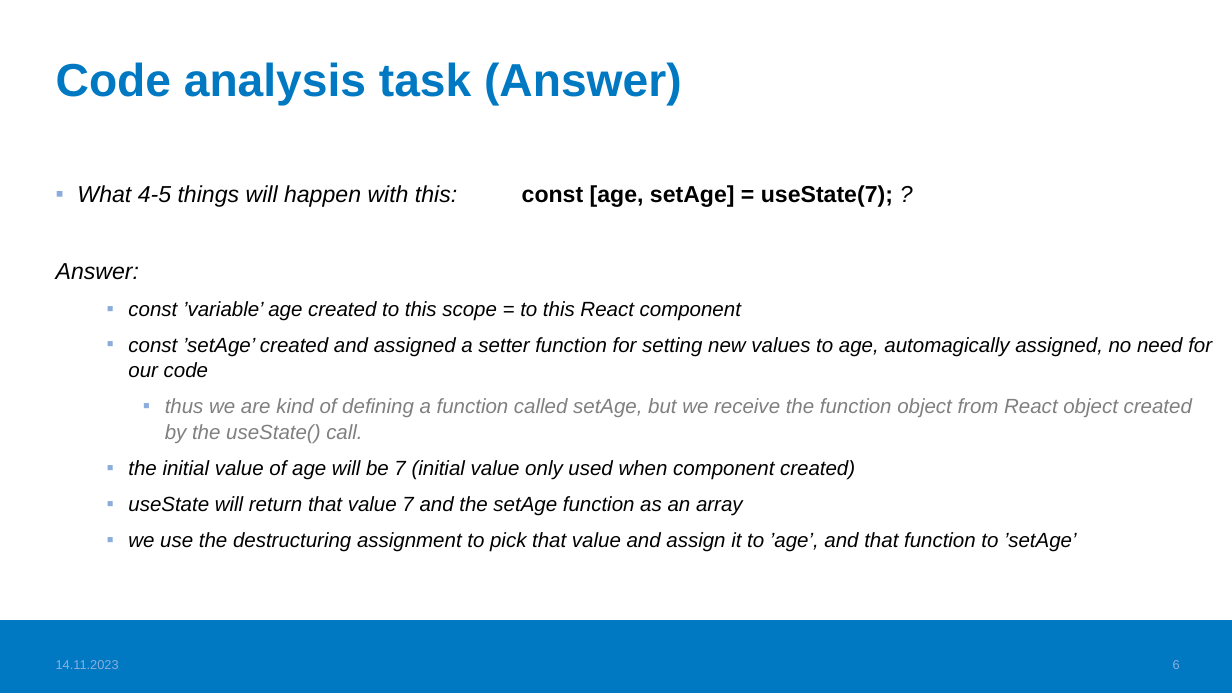
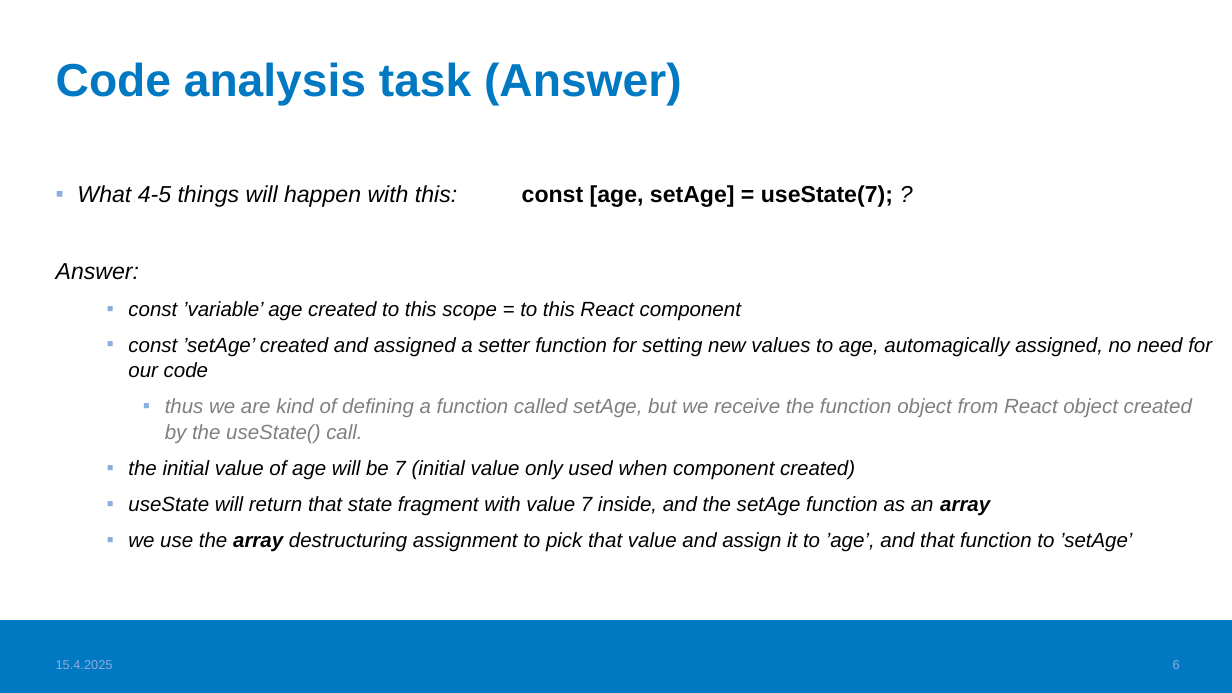
Before and after one commit to valju/docs_frontend_design, a slide deck: slide 6 of FrontendStuff_ForExam.pptx. Drawn at 1232x693 pixels with LibreOffice and Linux fonts; fonts in the diff are those of the drawing; background and template pictures are left out. Boxes give left, top, right and bottom in pixels: in the first picture for what was removed or moved away, otherwise in the second. Text is boxed around its words. In the diff, an @@ line names an element or a change of style, - is before the commit and + after.

```diff
--- a/FrontendStuff_ForExam.pptx
+++ b/FrontendStuff_ForExam.pptx
@@ text at (128,496,1132,552): text changed @@
-  ▪ useState will return that value 7 and the setAge function as an array
-  ▪ we use the destructuring assignment to pick that value and assign it to ’age’, and that function to ’setAge’
+  ▪ useState will return that state fragment with value 7 inside, and the setAge function as an array
+  ▪ we use the array destructuring assignment to pick that value and assign it to ’age’, and that function to ’setAge’
@@ text at (56,660,113,669): text changed @@
-14.11.2023
+15.4.2025
```
Also in this commit, not shown: 19 other slides changed, 1 other file.
